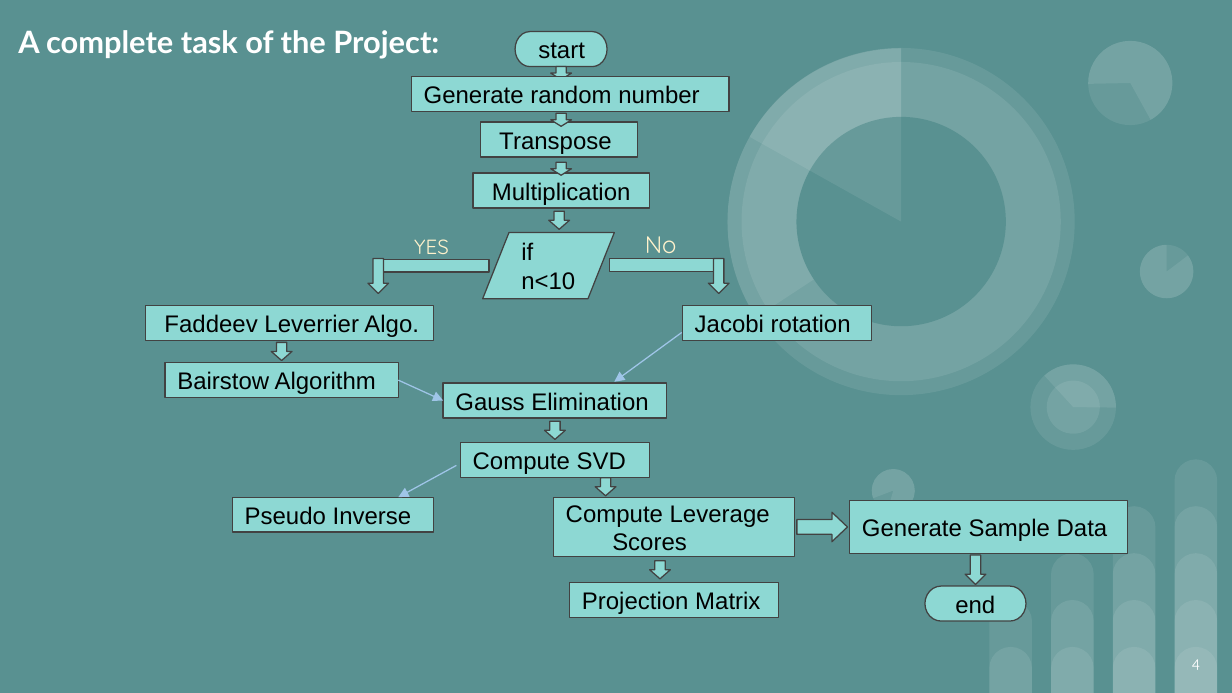
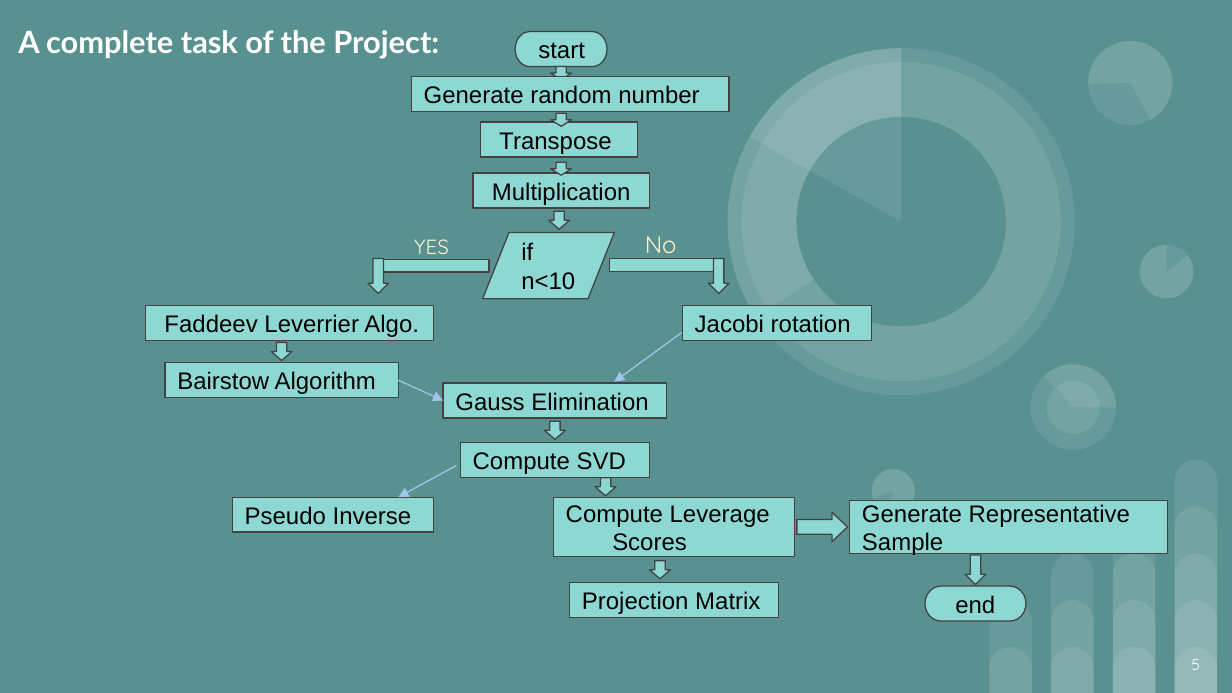
Before and after one commit to Juriez/SPL-1, a slide deck: slide 5 of Final Slide.pptx (slide 4 before the commit). Drawn at 1232x693 pixels with LibreOffice and Linux fonts; fonts in the diff are those of the drawing. Boxes give left, top, right and bottom in pixels: in the first picture for what was removed or moved away, otherwise in the second. Text is boxed around its words. In the diff, an @@ line names an element or a change of style, - is before the commit and + after.

```diff
--- a/Final Slide.pptx
+++ b/Final Slide.pptx
@@ rectangle "Generate Representative Sample": place and size @@
-rectangle "Generate Representative Sample" at [850, 500, 1127, 553]
+rectangle "Generate Representative Sample" at [850, 500, 1168, 553]
@@ text in rectangle at [862, 504, 1130, 556]: text changed @@
-Generate Sample Data
+Generate Representative Sample
@@ page number at [1192, 659, 1200, 670]: text changed @@
-4
+5
```
Also in this commit, not shown: 12 other slides changed, 1 slide added, 4 slides removed.
